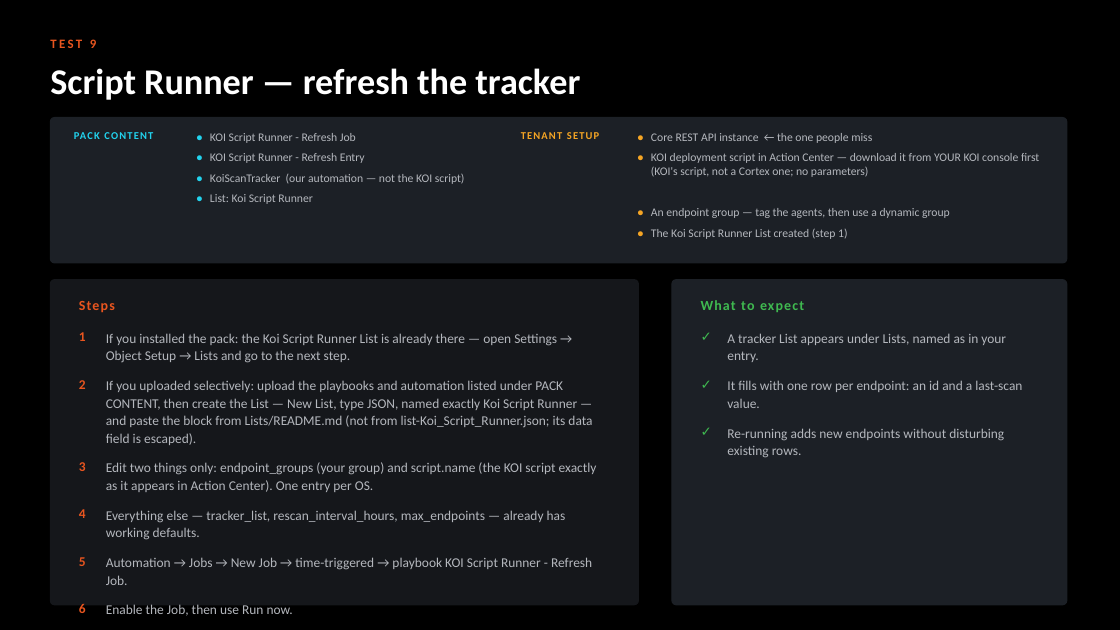
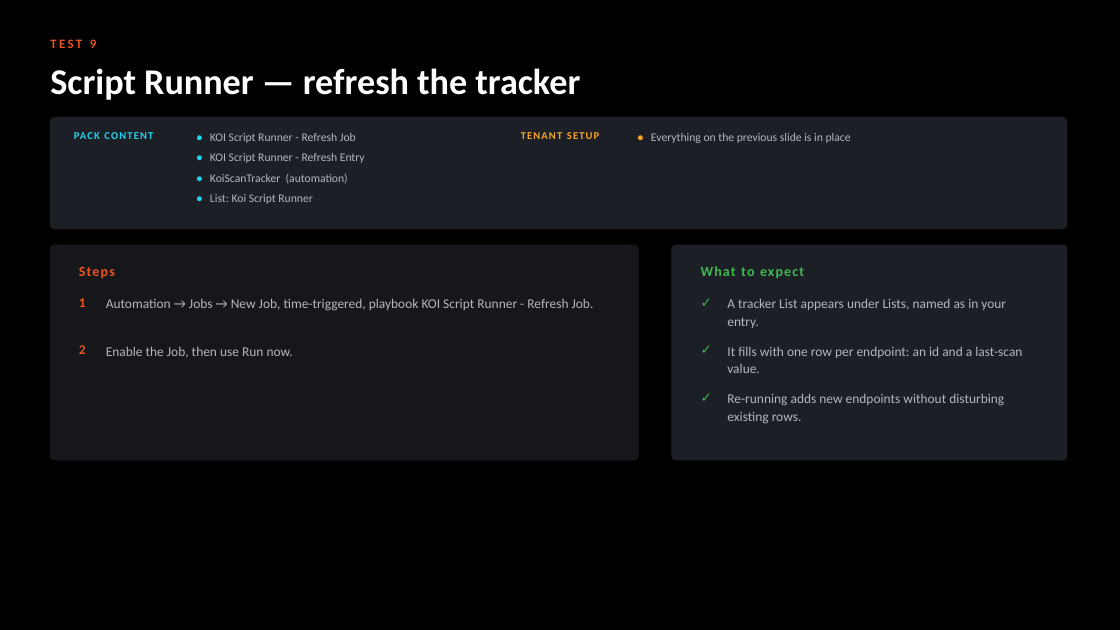
Before and after one commit to ayman-m/koi-xsiam-pack, a slide deck: slide 16 of docs/KOI_Content_Pack_Test_Guide.pptx (slide 15 before the commit). Drawn at 1120x630 pixels with LibreOffice and Linux fonts; fonts in the diff are those of the drawing. Boxes give left, top, right and bottom in pixels: in the first picture for what was removed or moved away, otherwise in the second. Text is boxed around its words. In the diff, an @@ line names an element or a change of style, - is before the commit and + after.

```diff
--- a/docs/KOI_Content_Pack_Test_Guide.pptx
+++ b/docs/KOI_Content_Pack_Test_Guide.pptx
@@ rounded rectangle: place and size @@
-rounded rectangle at [50,118,1067,263]
+rounded rectangle at [50,118,1067,229]
@@ text at [651,133,851,143]: text changed @@
-Core REST API instance ← the one people miss
+Everything on the previous slide is in place
@@ text at [210,174,348,183]: text changed @@
-KoiScanTracker (our automation — not the KOI script)
+KoiScanTracker (automation)
@@ text removed at [638,150,649,168] @@
-•
@@ text removed at [651,153,1039,177] @@
-KOI deployment script in Action Center — download it from YOUR KOI console first (KOI's script, not a Cortex one; no parameters)
@@ text removed at [638,205,649,223] @@
-•
@@ text removed at [651,208,950,218] @@
-An endpoint group — tag the agents, then use a dynamic group
@@ text removed at [638,226,649,245] @@
-•
@@ text removed at [651,229,847,239] @@
-The Koi Script Runner List created (step 1)
@@ rounded rectangle: place and size @@
-rounded rectangle at [50,280,639,605]
+rounded rectangle at [50,245,639,460]
@@ proportions changed in 3 elements at [50,118,1067,229], [50,245,639,460], [672,245,1067,460] @@
@@ rounded rectangle: place and size @@
-rounded rectangle at [672,280,1067,605]
+rounded rectangle at [672,245,1067,460]
@@ text at [106,298,594,311]: text changed @@
-Automation → Jobs → New Job → time-triggered → playbook KOI Script Runner - Refresh Job.
+Automation → Jobs → New Job, time-triggered, playbook KOI Script Runner - Refresh Job.
@@ text "✓": place and size @@
-text "✓" at [701,423,721,447]
+text "✓" at [701,294,721,318]
@@ 7 texts: place and size @@
-7 texts at [79,300,1022,458]
+7 texts at [79,266,1022,424]
@@ text "Enable the Job, then use ...": place and size @@
-text "Enable the Job, then use ..." at [106,604,293,616]
+text "Enable the Job, then use ..." at [106,346,293,358]
@@ text removed at [106,333,557,363] @@
-If you installed the pack: the Koi Script Runner List is already there — open Settings → Object Setup → Lists and go to the next step.
@@ text "✓": place and size @@
-text "✓" at [701,329,721,352]
+text "✓" at [701,342,721,365]
@@ text removed at [106,380,592,445] @@
-If you uploaded selectively: upload the playbooks and automation listed under PACK CONTENT, then create the List — New List, type JSON, named exactly Koi Script Runner — and paste the block from Lists/README.md (not from list-Koi_Script_Runner.json; its data field is escaped).
@@ text "✓": place and size @@
-text "✓" at [701,376,721,399]
+text "✓" at [701,389,721,413]
@@ text removed at [79,462,86,471] @@
-3
@@ text removed at [106,462,597,492] @@
-Edit two things only: endpoint_groups (your group) and script.name (the KOI script exactly as it appears in Action Center). One entry per OS.
@@ text removed at [79,509,86,518] @@
-4
@@ text removed at [106,510,566,540] @@
-Everything else — tracker_list, rescan_interval_hours, max_endpoints — already has working defaults.
@@ text removed at [79,557,86,566] @@
-5
@@ text removed at [79,604,86,613] @@
-6
```
Also in this commit, not shown: 1 other slide changed, 1 slide added, 5 other files.
